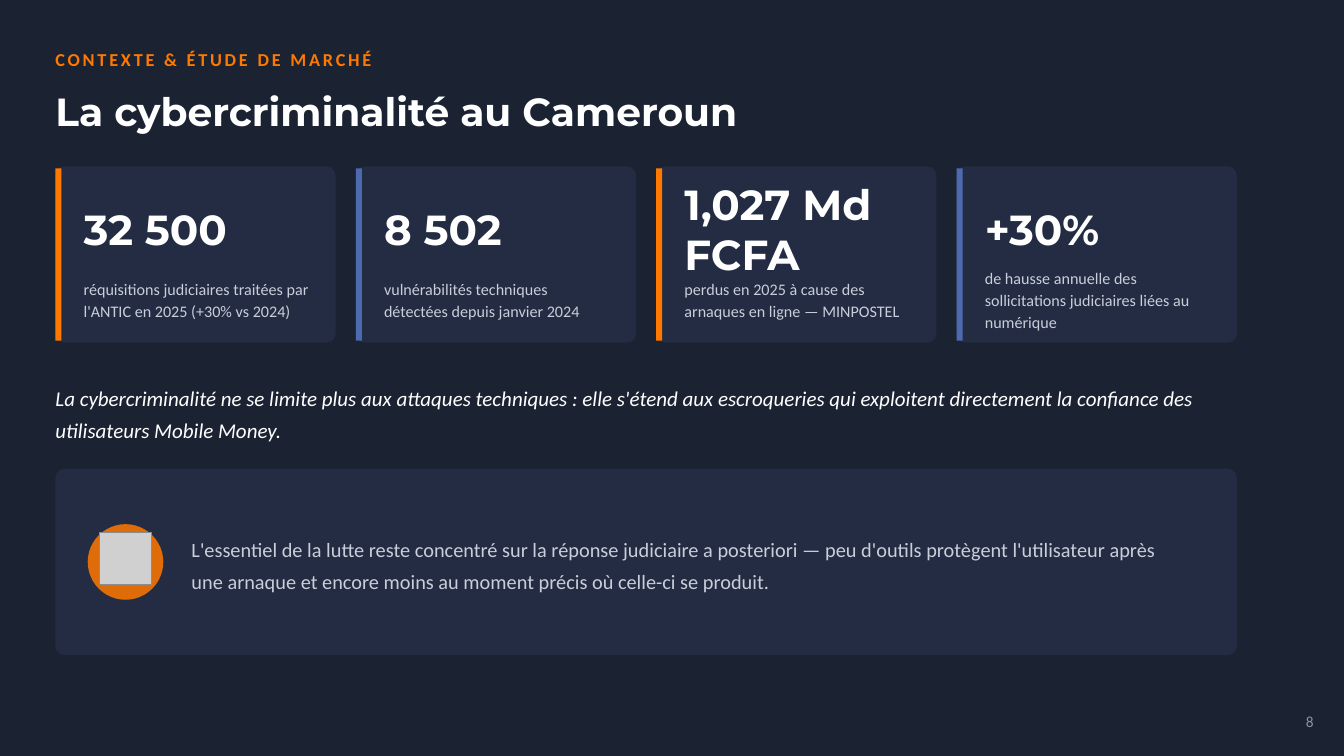
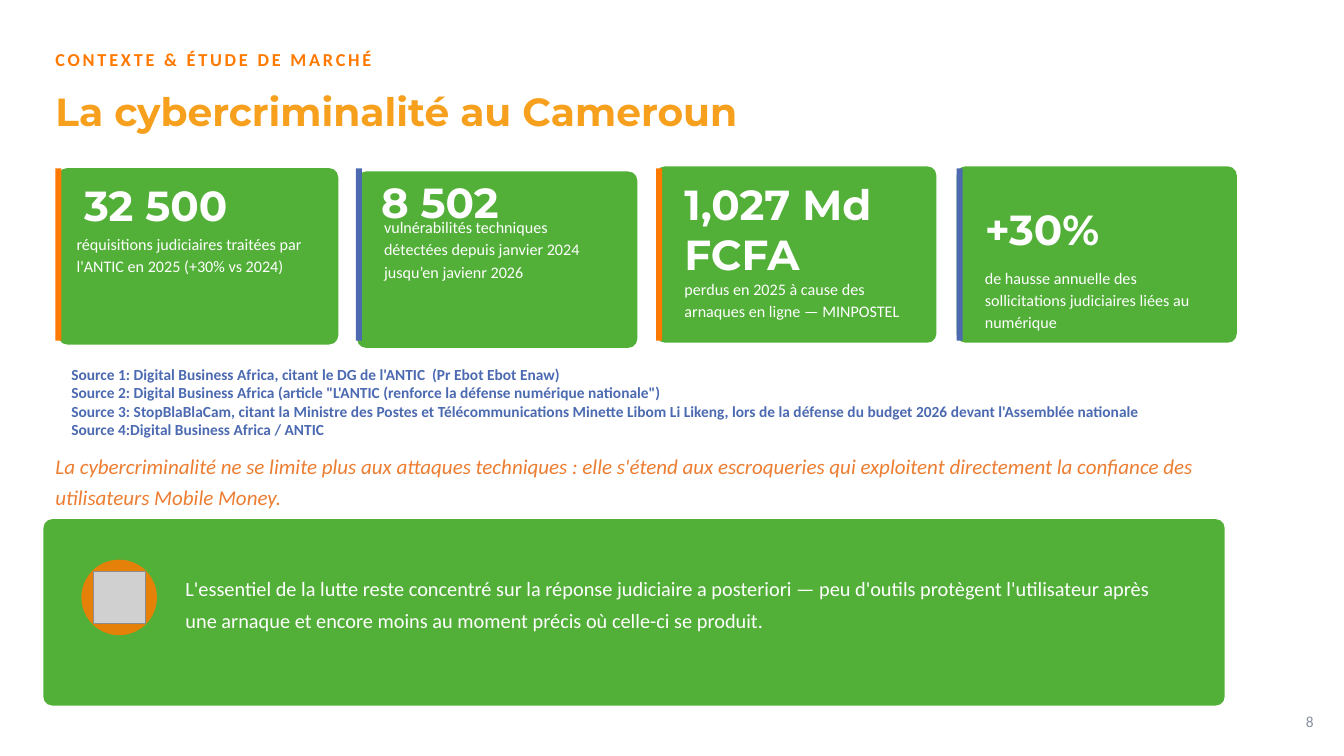
Before and after one commit to kwismo-support/Kwismo, a slide deck: slide 8 of cadrage/KWISMO_Presentation.pptx. Drawn at 1344x756 pixels with LibreOffice and Linux fonts; fonts in the diff are those of the drawing; grey boxes stand for pictures; background and template pictures are left out. Boxes give left, top, right and bottom in pixels: in the first picture for what was removed or moved away, otherwise in the second. Text is boxed around its words. In the diff, an @@ line names an element or a change of style, - is before the commit and + after.

```diff
--- a/cadrage/KWISMO_Presentation.pptx
+++ b/cadrage/KWISMO_Presentation.pptx
@@ background picture (left out) to #FFFFFF @@
@@ text "La cybercriminalité au Cameroun" at [55,95,737,134]: text colour #FFFFFF to #F6A01E @@
@@ text "32 500": place and size @@
-text "32 500" at [84,215,227,246]
+text "32 500" at [84,191,227,222]
@@ rounded rectangle: place and size @@
-rounded rectangle at [356,166,636,343]
+rounded rectangle at [357,171,637,348]
@@ text "8 502" rewrapped from [384,215,502,246] to [381,188,499,229] @@
@@ text colour #C9CEDA to #FFFFFF in 4 elements at [684,284,899,320], [985,273,1189,331], [185,582,1148,632], [77,239,302,274] @@
@@ text "réquisitions judiciaires traitées par l'ANTIC ...": place and size @@
-text "réquisitions judiciaires traitées par l'ANTIC ..." at [84,284,309,319]
+text "réquisitions judiciaires traitées par l'ANTIC ..." at [77,239,302,274]
@@ text at [384,222,580,281]: text changed; text colour #C9CEDA to #FFFFFF @@
-vulnérabilités techniques détectées depuis janvier 2024
+vulnérabilités techniques détectées depuis janvier 2024 jusqu’en javienr 2026
@@ text added at [71,369,1139,438], 11 pt, text #4C6AB1, bold @@
+Source 1: Digital Business Africa, citant le DG de l'ANTIC (Pr Ebot Ebot Enaw)
+Source 2: Digital Business Africa (article "L'ANTIC (renforce la défense numérique nationale")
+Source 3: StopBlaBlaCam, citant la Ministre des Postes et Télécommunications Minette Libom Li Likeng, lors de la défense du budget 2026 devant l'Assemblée nationale
+Source 4:Digital Business Africa / ANTIC
@@ text "La cybercriminalité ne se limite ...": place and size @@
-text "La cybercriminalité ne se limite ..." at [55,391,1192,442]
+text "La cybercriminalité ne se limite ..." at [55,459,1192,509]
@@ text "La cybercriminalité ne se limite ..." at [55,459,1192,509]: text colour #FFFFFF to #ED7D31 @@
@@ fill #232C42 to #52B038 in 5 elements at [656,166,937,343], [957,166,1237,343], [58,168,339,345], [357,171,637,348], [43,519,1225,706] @@
@@ rounded rectangle: place and size @@
-rounded rectangle at [55,469,1237,655]
+rounded rectangle at [43,519,1225,706]
@@ ellipse: place and size @@
-ellipse at [88,524,163,600]
+ellipse at [82,560,157,635]
@@ text "L'essentiel de la lutte reste ...": place and size @@
-text "L'essentiel de la lutte reste ..." at [191,543,1155,593]
+text "L'essentiel de la lutte reste ..." at [185,582,1148,632]
@@ picture: place and size @@
-picture at [100,532,151,584]
+picture at [94,572,145,623]
```
Also in this commit, not shown: 24 other slides changed, 3 other files.
